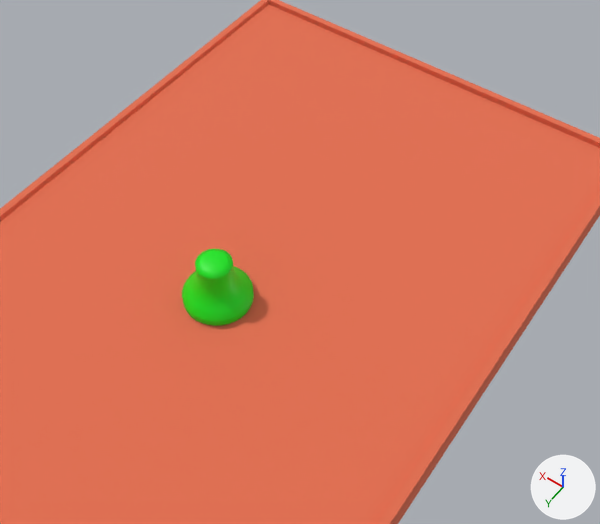
A saved change to the glTF model go/ui/public/models/AetherOneGo.glb.
The view is the same before and after, from a 50 mm lens placed at (-4.1, 4.09, 7.88), pointed at (-0.46, -1.0, -0.12). Lighting does not change. The marker at lower right points along +X, +Y and +Z. Where no turn or scale is listed for an object, it has been applied to the vertices. Vertices at the same position are counted once.

Script lines for the objects in view, before the commit:
```python
me_cube = bpy.data.meshes.new('Cube')
me_cube.from_pydata(...)  # 36 vertices, 68 faces; spans x -3.08..3.08, y -5.05..5.05, z -0.26..0.26
me_cube.materials.append(mat_material)  # orange #e46f50
me_cylinder = bpy.data.meshes.new('Cylinder')
me_cylinder.from_pydata(...)  # 331 vertices, 658 faces; spans x -0.415..0.526, y -0.415..0.415, z -0.415..0.249
me_cylinder.materials.append(mat_material_001)  # green #00e70f
ob_devicebase = bpy.data.objects.new('DeviceBase', me_cube)
ob_devicebase.location = (0.0, 0.0, -0.28)
ob_knob = bpy.data.objects.new('Knob', me_cylinder)
ob_knob.location = (0.0, 0.0, 0.35)
```
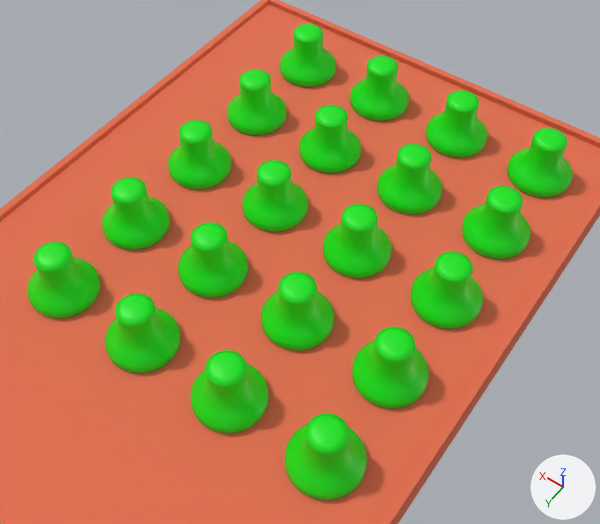
Commit message: Rotate knobs

What changed in the scene script:
```text
Change me_cylinder:
    remove me_cylinder.from_pydata(...)  # 331 vertices, 658 faces; spans x -0.415..0.526, y -0.415..0.415, z -0.415..0.249
    add me_cylinder.from_pydata(...)  # 320 vertices, 636 faces; spans x -0.415..0.415, y -0.415..0.415, z -0.326..0.338
    me_cylinder part 1: 331 vertices removed from x -0.415..0.526, y -0.415..0.415, z -0.415..0.249; 320 vertices added at x -0.415..0.415, y -0.415..0.415, z -0.326..0.338
    add me_cylinder.materials.append(mat_material_002)  # black #000000
Change ob_knob:
    ob_knob.location: (0.0, 0.0, 0.35) -> (-2.19, -4.0, 0.26)
Add ob_knob_019:
    ob_knob_019 = bpy.data.objects.new('Knob.019', me_cylinder_019)  # 320 vertices, 636 faces; spans x -0.415..0.415, y -0.415..0.415, z -0.326..0.338; in mat_material_001 (green #00e70f), mat_material_002 (black #000000)
    ob_knob_019.location = (1.54, 0.97, 0.26)
Add ob_knob_018:
    ob_knob_018 = bpy.data.objects.new('Knob.018', me_cylinder_018)  # 320 vertices, 636 faces; spans x -0.415..0.415, y -0.415..0.415, z -0.326..0.338; in mat_material_001 (green #00e70f), mat_material_002 (black #000000)
    ob_knob_018.location = (0.29, 0.97, 0.26)
Add ob_knob_017:
    ob_knob_017 = bpy.data.objects.new('Knob.017', me_cylinder_017)  # 320 vertices, 636 faces; spans x -0.415..0.415, y -0.415..0.415, z -0.326..0.338; in mat_material_001 (green #00e70f), mat_material_002 (black #000000)
    ob_knob_017.location = (-0.95, 0.97, 0.26)
Add ob_knob_016:
    ob_knob_016 = bpy.data.objects.new('Knob.016', me_cylinder_016)  # 320 vertices, 636 faces; spans x -0.415..0.415, y -0.415..0.415, z -0.326..0.338; in mat_material_001 (green #00e70f), mat_material_002 (black #000000)
    ob_knob_016.location = (-2.19, 0.97, 0.26)
Add ob_knob_015:
    ob_knob_015 = bpy.data.objects.new('Knob.015', me_cylinder_015)  # 320 vertices, 636 faces; spans x -0.415..0.415, y -0.415..0.415, z -0.326..0.338; in mat_material_001 (green #00e70f), mat_material_002 (black #000000)
    ob_knob_015.location = (1.54, -0.27, 0.26)
Add ob_knob_014:
    ob_knob_014 = bpy.data.objects.new('Knob.014', me_cylinder_014)  # 320 vertices, 636 faces; spans x -0.415..0.415, y -0.415..0.415, z -0.326..0.338; in mat_material_001 (green #00e70f), mat_material_002 (black #000000)
    ob_knob_014.location = (0.29, -0.27, 0.26)
Add ob_knob_013:
    ob_knob_013 = bpy.data.objects.new('Knob.013', me_cylinder_013)  # 320 vertices, 636 faces; spans x -0.415..0.415, y -0.415..0.415, z -0.326..0.338; in mat_material_001 (green #00e70f), mat_material_002 (black #000000)
    ob_knob_013.location = (-0.95, -0.27, 0.26)
Add ob_knob_012:
    ob_knob_012 = bpy.data.objects.new('Knob.012', me_cylinder_012)  # 320 vertices, 636 faces; spans x -0.415..0.415, y -0.415..0.415, z -0.326..0.338; in mat_material_001 (green #00e70f), mat_material_002 (black #000000)
    ob_knob_012.location = (-2.19, -0.27, 0.26)
Add ob_knob_011:
    ob_knob_011 = bpy.data.objects.new('Knob.011', me_cylinder_011)  # 320 vertices, 636 faces; spans x -0.415..0.415, y -0.415..0.415, z -0.326..0.338; in mat_material_001 (green #00e70f), mat_material_002 (black #000000)
    ob_knob_011.location = (1.54, -1.51, 0.26)
Add ob_knob_010:
    ob_knob_010 = bpy.data.objects.new('Knob.010', me_cylinder_010)  # 320 vertices, 636 faces; spans x -0.415..0.415, y -0.415..0.415, z -0.326..0.338; in mat_material_001 (green #00e70f), mat_material_002 (black #000000)
    ob_knob_010.location = (0.29, -1.51, 0.26)
Add ob_knob_009:
    ob_knob_009 = bpy.data.objects.new('Knob.009', me_cylinder_009)  # 320 vertices, 636 faces; spans x -0.415..0.415, y -0.415..0.415, z -0.326..0.338; in mat_material_001 (green #00e70f), mat_material_002 (black #000000)
    ob_knob_009.location = (-0.95, -1.51, 0.26)
Add ob_knob_008:
    ob_knob_008 = bpy.data.objects.new('Knob.008', me_cylinder_008)  # 320 vertices, 636 faces; spans x -0.415..0.415, y -0.415..0.415, z -0.326..0.338; in mat_material_001 (green #00e70f), mat_material_002 (black #000000)
    ob_knob_008.location = (-2.19, -1.51, 0.26)
Add ob_knob_007:
    ob_knob_007 = bpy.data.objects.new('Knob.007', me_cylinder_007)  # 320 vertices, 636 faces; spans x -0.415..0.415, y -0.415..0.415, z -0.326..0.338; in mat_material_001 (green #00e70f), mat_material_002 (black #000000)
    ob_knob_007.location = (1.54, -2.76, 0.26)
Add ob_knob_006:
    ob_knob_006 = bpy.data.objects.new('Knob.006', me_cylinder_006)  # 320 vertices, 636 faces; spans x -0.415..0.415, y -0.415..0.415, z -0.326..0.338; in mat_material_001 (green #00e70f), mat_material_002 (black #000000)
    ob_knob_006.location = (0.29, -2.76, 0.26)
Add ob_knob_005:
    ob_knob_005 = bpy.data.objects.new('Knob.005', me_cylinder_005)  # 320 vertices, 636 faces; spans x -0.415..0.415, y -0.415..0.415, z -0.326..0.338; in mat_material_001 (green #00e70f), mat_material_002 (black #000000)
    ob_knob_005.location = (-0.95, -2.76, 0.26)
Add ob_knob_004:
    ob_knob_004 = bpy.data.objects.new('Knob.004', me_cylinder_004)  # 320 vertices, 636 faces; spans x -0.415..0.415, y -0.415..0.415, z -0.326..0.338; in mat_material_001 (green #00e70f), mat_material_002 (black #000000)
    ob_knob_004.location = (-2.19, -2.76, 0.26)
Add ob_knob_003:
    ob_knob_003 = bpy.data.objects.new('Knob.003', me_cylinder_003)  # 320 vertices, 636 faces; spans x -0.415..0.415, y -0.415..0.415, z -0.326..0.338; in mat_material_001 (green #00e70f), mat_material_002 (black #000000)
    ob_knob_003.location = (1.54, -4.0, 0.26)
Add ob_knob_002:
    ob_knob_002 = bpy.data.objects.new('Knob.002', me_cylinder_002)  # 320 vertices, 636 faces; spans x -0.415..0.415, y -0.415..0.415, z -0.326..0.338; in mat_material_001 (green #00e70f), mat_material_002 (black #000000)
    ob_knob_002.location = (0.29, -4.0, 0.26)
Add ob_knob_001:
    ob_knob_001 = bpy.data.objects.new('Knob.001', me_cylinder_001)  # 320 vertices, 636 faces; spans x -0.415..0.415, y -0.415..0.415, z -0.326..0.338; in mat_material_001 (green #00e70f), mat_material_002 (black #000000)
    ob_knob_001.location = (-0.95, -4.0, 0.26)
```

What differs and where, as boxes [x1, y1, x2, y2] in the pictures (600 x 524 px):
'Knob', reshaped, moved (8% narrower, 10% shorter): before [182, 249, 254, 326]; after [507, 128, 573, 197]
'Knob.016', added (green): after [285, 413, 367, 500]
'Knob.017', added (green): after [191, 350, 269, 433]
'Knob.012', added (green): after [352, 327, 429, 409]
'Knob.018', added (green): after [105, 293, 180, 373]
'Knob.013', added (green): after [261, 272, 334, 351]
'Knob.019', added (green): after [27, 242, 100, 318]
'Knob.008', added (green): after [411, 252, 483, 329]
'Knob.014', added (green): after [178, 222, 248, 298]
'Knob.009', added (green): after [323, 204, 391, 278]
'Knob.004', added (green): after [462, 186, 531, 259]
'Knob.015', added (green): after [102, 177, 170, 250]
'Knob.010', added (green): after [242, 160, 308, 232]
'Knob.005', added (green): after [377, 144, 442, 214]
'Knob.011', added (green): after [168, 120, 231, 189]
'Knob.006', added (green): after [299, 105, 361, 173]
'Knob.001', added (green): after [426, 90, 488, 158]
'Knob.007', added (green): after [227, 69, 286, 135]
'Knob.002', added (green): after [350, 56, 409, 121]
'Knob.003', added (green): after [280, 24, 336, 87]
